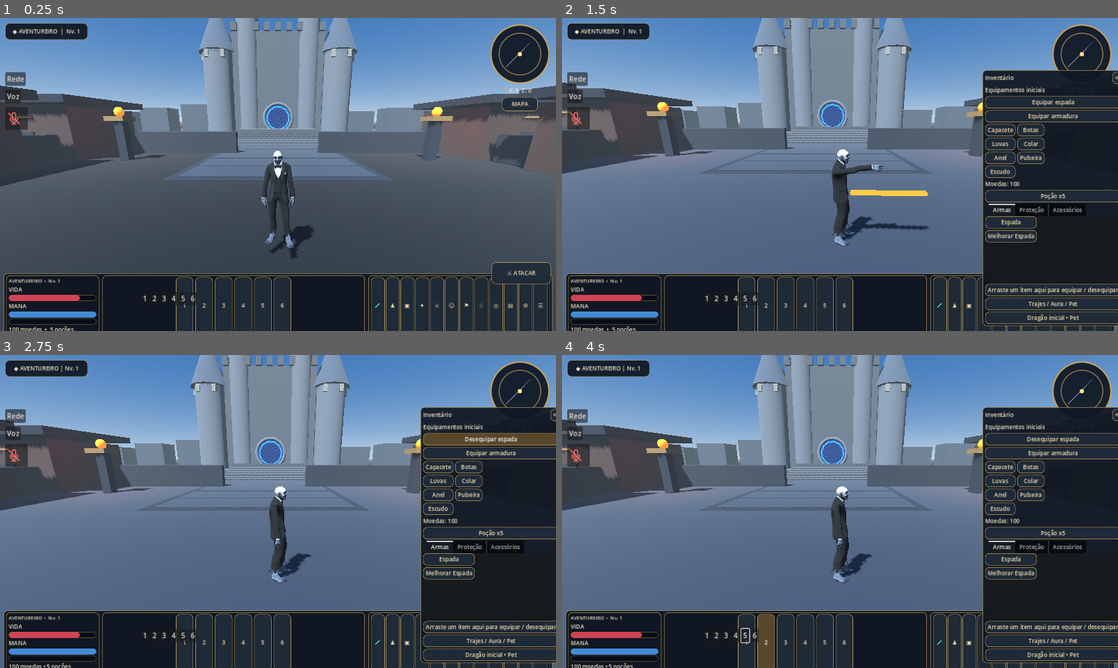
Above: before the commit, frames 1-4 (two rows, left to right).
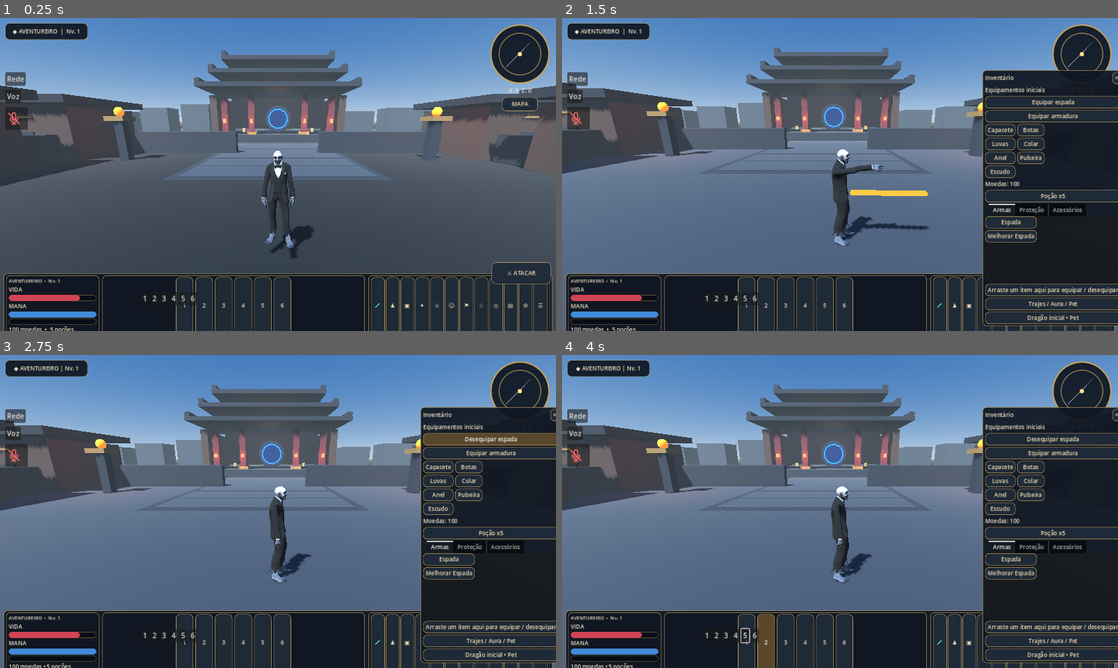
Above: after the commit, the same moments.

Repository: lolprogif/LolPRO-ON
Game: Godot game, scene res://World.tscn
Same seed, same stepped clock (60 frames per second), same inputs: the game is played once before the commit and once after it. This scene is started directly instead of the project's main scene.
Inputs (mouse positions are in pixels of both pictures, inside the frame that each line leads up to):
- Up to frame 1 (0.25 s): no input
- Up to frame 2 (1.5 s): tap Enter at 0.5 s; move the mouse to (962, 158) at 0.52 s; hold D 0.53-1.25 s; tap I at 0.6 s; click (962, 158) at 0.67 s; tap Space at 0.77 s; drag from (728, 190) to (812, 237) at 1.27 s
- Up to frame 3 (2.75 s): click "MAPA" at 2 s
- Up to frame 4 (4 s): click "1" at 2.75 s; click "2" at 3.5 s

The runs differ from the first frame. In frame 1, 9.3% of the frame differs, in the area x 34-66%, y 0-41%; in frame 2, 9.2%; in frame 3, 9.2%; in frame 4, 9.2%.

Commit message:
Restore original Valoria temple with warm lanterns and blue automatic portal

Diff:
--- a/world.gd
+++ b/world.gd
@@ -415,23 +415,46 @@
 	map_box("TempleRoad", Vector3(0,-0.145,-18), Vector3(12,0.3,24), dark_stone)
 	for i in range(6):
 		map_box("RoadTile", Vector3(0,0.015,-8.0-float(i)*3.0), Vector3(11,0.02,2.7), stone, false)
-	# Medieval castle: walkable approach and blue gateway.
-	map_box("CastleFoundation", Vector3(0,0.5,-34), Vector3(24,1,16), dark_stone)
-	for i in range(8):
-		map_box("CastleStep", Vector3(0,0.0625+float(i)*0.125,-22.5-float(i)), Vector3(12,0.125+float(i)*0.25,1), stone, false)
-	var ramp := map_box("CastleRamp", Vector3(0,0.43,-26), Vector3(12,0.2,8), stone)
-	ramp.get_parent().rotation.x = atan(1.0/8.0)
-	ramp.hide()
-	map_box("CastleKeep", Vector3(0,9,-37), Vector3(15,16,8), stone)
-	for x in [-10.0,10.0,-5.0,5.0]:
-		var h: float = 13.0 if absf(x)>8.0 else 20.0
-		castle_tower(Vector3(x,1,-34),h,2.5 if absf(x)>8.0 else 1.8)
-	for i in range(9):
-		map_box("Battlement",Vector3(-7.0+float(i)*1.75,17.5,-33),Vector3(0.9,1.2,1),stone,false)
+	# Entrance stairs.
+	# Decorative steps sit over a continuous walkable ramp; they do not block the player.
+	for i in range(5):
+		map_box("TempleStep", Vector3(0,0.11+float(i)*0.22,-31.9+float(i)*1.0), Vector3(13.0-float(i)*0.8,0.22,1.0), dark_stone, false)
+	var ramp_body := StaticBody3D.new()
+	ramp_body.name = "TempleAccessRamp"
+	ramp_body.position = Vector3(0,0.55,-29.5)
+	ramp_body.rotation.x = atan(1.1/6.0)
+	var ramp_collision := CollisionShape3D.new()
+	var ramp_shape := BoxShape3D.new()
+	ramp_shape.size = Vector3(12.0,0.22,6.0)
+	ramp_collision.shape = ramp_shape
+	ramp_body.add_child(ramp_collision)
+	add_child(ramp_body)
+	# Main temple platform, columns and walls.
+	map_box("TempleFoundation", Vector3(0,0.55,-34), Vector3(22,1.1,15), dark_stone)
+	map_box("TempleBackWall", Vector3(0,5.1,-40.5), Vector3(19,7.0,1.0), wood)
+	map_box("TempleLeftWall", Vector3(-9.5,4.0,-34), Vector3(1.0,5.5,13), wood)
+	map_box("TempleRightWall", Vector3(9.5,4.0,-34), Vector3(1.0,5.5,13), wood)
+	for x in [-8.0,-4.0,4.0,8.0]:
+		map_box("TempleColumn", Vector3(x,4.0,-28.2), Vector3(0.9,6.2,0.9), red)
+		map_box("ColumnBase", Vector3(x,1.1,-28.2), Vector3(1.5,0.8,1.5), gold)
+	# Blue walk-through portal in the original temple.
+	castle_portal(Vector3(0,3.6,-39.2),Vector3(0,0.2,70))
+	for x in [-8.0,-4.0,4.0,8.0]:
+		temple_lantern(Vector3(x,3.1,-27.5))
 	for x in [-5.0,5.0]:
-		map_box("Banner",Vector3(x,7,-32.85),Vector3(1.5,5,0.06),Color("173c80"),false)
-		map_box("BannerTrim",Vector3(x,4.5,-32.78),Vector3(1.5,0.12,0.08),gold,false)
-	castle_portal(Vector3(0,3.6,-32.6),Vector3(0,0.2,70))
+		temple_lantern(Vector3(x,1.8,-26.5))
+	temple_light(Vector3(0,5,-34),Color("ffd08a"),2.0,15.0)
+	temple_light(Vector3(0,4,-37),Color("399dff"),1.5,9.0)
+	# Three-tier oriental roof with raised eaves and gold ridge.
+	for tier in range(3):
+		var y := 8.0+float(tier)*2.0
+		var width := 23.0-float(tier)*3.3
+		var depth := 16.0-float(tier)*2.4
+		map_box("PagodaRoof", Vector3(0,y,-34), Vector3(width,0.55,depth), roof, false)
+		map_box("RoofGoldRidge", Vector3(0,y+0.35,-34), Vector3(width*0.52,0.12,0.22), gold, false)
+		for side in [-1.0,1.0]:
+			var eave := map_box("RaisedEave", Vector3(side*(width*0.5-0.4),y+0.45,-34), Vector3(0.65,0.7,depth), roof, false)
+			eave.rotation.z = -side*0.10
 	# Separate interior on the same map, preserving network coordinates.
 	map_box("HallFloor",Vector3(0,0.1,70),Vector3(24,0.2,24),stone)
 	for x in [-12.0,12.0]:
@@ -442,7 +465,7 @@
 		for z in [62.0,70.0,78.0]:
 			map_box("HallColumn",Vector3(x,4,z),Vector3(1.2,8,1.2),stone)
 	map_box("HallCeiling",Vector3(0,8,70),Vector3(24,0.5,24),dark_stone)
-	castle_portal(Vector3(0,2.6,80),Vector3(0,1.2,-29))
+	castle_portal(Vector3(0,2.6,80),Vector3(0,1.2,-35))
 	# Entrance gate in front of the courtyard.
 	for x in [-7.0,7.0]:
 		map_box("GatePost", Vector3(x,3.3,12.0), Vector3(1.25,6.5,1.25), red)
@@ -502,6 +525,29 @@
 	mat.uv1_scale = Vector3(0.65,0.65,0.65)
 	castle_materials[color] = mat
 	return mat
+
+func temple_light(pos: Vector3, tint: Color, energy: float, reach: float):
+	var light := OmniLight3D.new()
+	light.light_color = tint
+	light.light_energy = energy
+	light.omni_range = reach
+	light.shadow_enabled = false
+	add_child(light)
+	light.position = pos
+
+func temple_lantern(pos: Vector3):
+	var lamp := MeshInstance3D.new()
+	var shape := BoxMesh.new()
+	shape.size = Vector3(0.35,0.55,0.35)
+	lamp.mesh = shape
+	var mat := StandardMaterial3D.new()
+	mat.shading_mode = BaseMaterial3D.SHADING_MODE_UNSHADED
+	mat.albedo_color = Color("ffd080")
+	lamp.material_override = mat
+	add_child(lamp)
+	lamp.position = pos
+	if not OS.has_feature("mobile"):
+		temple_light(pos,Color("ffc16b"),0.65,5.0)
 
 func castle_tower(pos: Vector3, h: float, radius: float):
 	var shaft := MeshInstance3D.new()
